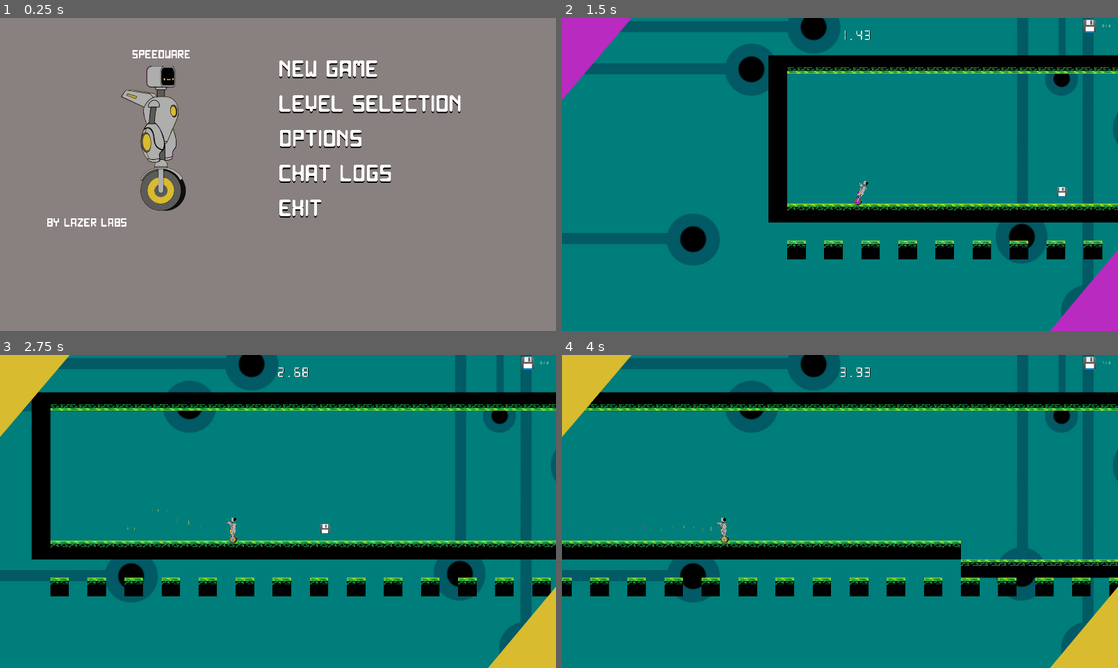
Above: before the commit, frames 1-4 (two rows, left to right).
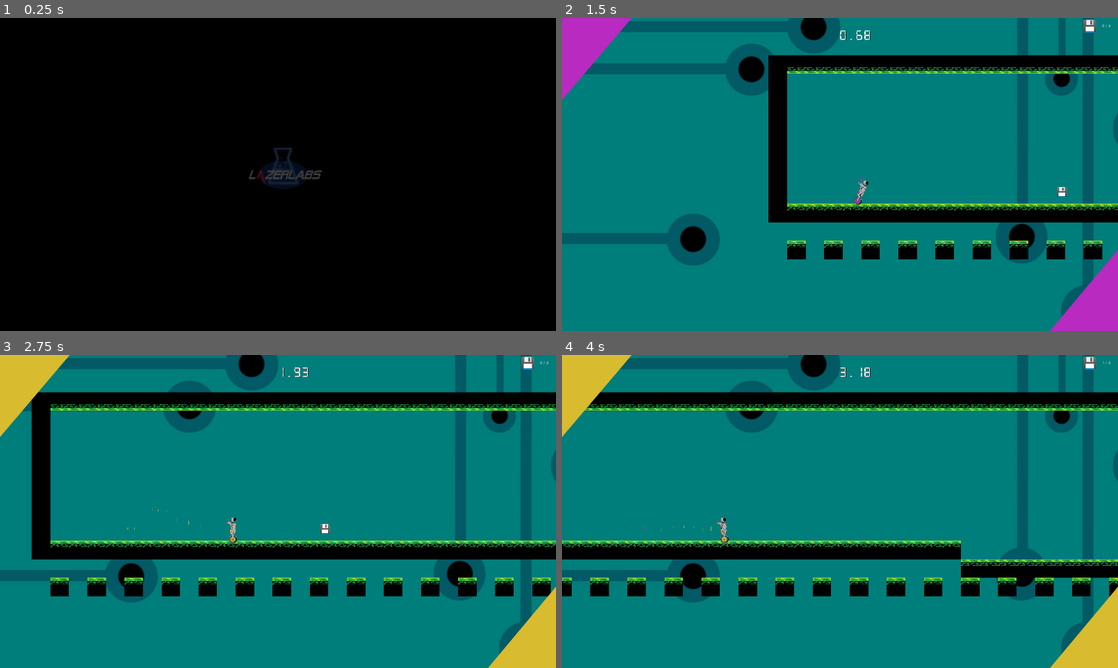
Above: after the commit, the same moments.

Repository: TheChriggu/Speedware
Game: Godot game, scene res://Scenes/LaserLabsIntro.tscn
Same seed, same stepped clock (60 frames per second), same inputs: the game is played once before the commit and once after it. Before the commit the project starts from res://Menus/Startmenu/TitleScreen.tscn. Sound files missing from this copy of the repository are replaced by a short silence.
Inputs (mouse positions are in pixels of both pictures, inside the frame that each line leads up to):
- Up to frame 1 (0.25 s): no input
- Up to frame 2 (1.5 s): click (956, 68) at 0.5 s, where only the run before the commit has a clickable "new Game"; click (956, 68) at 1.25 s, where only the run after the commit has a clickable "new Game"
- Up to frame 3 (2.75 s): move the mouse to (400, 495) at 2.02 s; hold D (move_right) from 2.03 s (still down); right-click (400, 495) at 2.1 s; tap Space (jump) at 2.27 s
- Up to frame 4 (4 s): move the mouse to (728, 527) at 2.77 s; right-click (728, 527) at 2.85 s; tap Space (jump) at 3.02 s; move the mouse to (895, 442) at 3.52 s; release D (move_right) at 3.53 s; hold A (move_left) from 3.53 s (still down); right-click (895, 442) at 3.6 s

The runs differ from the first frame. In frame 1, 99% of the frame differs, in the area x 0-100%, y 0-100%; in frame 2, less than 0.1%; in frame 3, less than 0.1%; in frame 4, less than 0.1%.

Commit message:
Added Intro with our Logo
--HG--
branch : WorkingVersion_MS02

Diff:
--- /dev/null
+++ b/Camera/HeadCamCollider.gd
@@ -0,0 +1,11 @@
+extends Node2D
+
+export var FIXED_CAMERA = false
+export var CURRENT_ANCHOR = 0
+
+
+
+func _on_CamCollider_newCamera(anchor, fixed):
+	print("on camcollider new camera")
+	CURRENT_ANCHOR = anchor
+	FIXED_CAMERA = fixed
--- /dev/null
+++ b/Environment/Level.gd
@@ -0,0 +1,14 @@
+extends Node
+
+func _ready():
+	$ForwardLookingCamera.WALK_MAX_SPEED = $player.WALK_MAX_SPEED
+
+func _physics_process(delta):
+	$ForwardLookingCamera.update_camera($player.position, $player.velocity)
+
+func _on_player_switched_color_to_orange():
+	$Lasers.switch_to_orange()
+
+
+func _on_player_switched_color_to_purple():
+	$Lasers.switch_to_purple()
--- a/Menus/Startmenu/TitleScreen.tscn
+++ b/Menus/Startmenu/TitleScreen.tscn
@@ -318,7 +318,7 @@
 "values": [ Vector2( 0, 240 ) ]
 }
 
-[node name="TitleScreen" type="Control" index="0"]
+[node name="TitleScreen" type="Control"]
 
 pause_mode = 2
 anchor_left = 0.0
@@ -571,8 +571,6 @@
 size_flags_horizontal = 1
 size_flags_vertical = 3
 custom_fonts/font = ExtResource( 2 )
-text = "by Lazer Labs
-"
 percent_visible = 1.0
 lines_skipped = 0
 max_lines_visible = -1
--- /dev/null
+++ b/Scenes/LaserLabsIntro.gd
@@ -0,0 +1,7 @@
+extends Panel
+
+func _ready():
+	$AnimationPlayer.play("StartupAnimation")
+
+func _on_AnimationPlayer_animation_finished(StartupAnimation):
+	get_tree().change_scene("res://Menus/Startmenu/TitleScreen.tscn")
--- /dev/null
+++ b/Scenes/LaserLabsIntro.tscn
@@ -0,0 +1,73 @@
+[gd_scene load_steps=4 format=2]
+
+[ext_resource path="res://Scenes/LaserLabsIntro.gd" type="Script" id=1]
+[ext_resource path="res://Images/02_logo_laserlab_mittig.png" type="Texture" id=2]
+
+[sub_resource type="Animation" id=1]
+
+resource_name = "StartupAnimation"
+length = 1.0
+loop = false
+step = 0.1
+tracks/0/type = "value"
+tracks/0/path = NodePath(".:modulate")
+tracks/0/interp = 1
+tracks/0/loop_wrap = true
+tracks/0/imported = false
+tracks/0/enabled = true
+tracks/0/keys = {
+"times": PoolRealArray( 0, 0.2, 0.4, 0.6, 0.8 ),
+"transitions": PoolRealArray( 1, 1, 1, 1, 1 ),
+"update": 0,
+"values": [ Color( 1, 1, 1, 0.0331373 ), Color( 1, 1, 1, 0.171294 ), Color( 1, 1, 1, 0.397804 ), Color( 1, 1, 1, 0.817686 ), Color( 1, 1, 1, 1 ) ]
+}
+tracks/1/type = "value"
+tracks/1/path = NodePath("Sprite:scale")
+tracks/1/interp = 1
+tracks/1/loop_wrap = true
+tracks/1/imported = false
+tracks/1/enabled = true
+tracks/1/keys = {
+"times": PoolRealArray( 0, 0.2, 0.4, 0.6, 0.8 ),
+"transitions": PoolRealArray( 1, 1, 1, 1, 1 ),
+"update": 0,
+"values": [ Vector2( 0.3, 0.3 ), Vector2( 0.5, 0.5 ), Vector2( 0.7, 0.7 ), Vector2( 0.9, 0.9 ), Vector2( 1.2, 1.2 ) ]
+}
+
+[node name="Panel" type="Panel" index="0"]
+
+anchor_left = 0.5
+anchor_top = 0.5
+anchor_right = 0.5
+anchor_bottom = 0.5
+margin_left = -20.0
+margin_top = -20.0
+margin_right = 20.0
+margin_bottom = 20.0
+rect_pivot_offset = Vector2( 0, 0 )
+rect_clip_content = false
+mouse_filter = 0
+mouse_default_cursor_shape = 0
+size_flags_horizontal = 1
+size_flags_vertical = 1
+script = ExtResource( 1 )
+_sections_unfolded = [ "Visibility" ]
+
+[node name="Sprite" type="Sprite" parent="." index="0"]
+
+position = Vector2( 66.9482, 27.8951 )
+scale = Vector2( 1.2, 1.2 )
+texture = ExtResource( 2 )
+_sections_unfolded = [ "Transform" ]
+
+[node name="AnimationPlayer" type="AnimationPlayer" parent="." index="1"]
+
+root_node = NodePath("..")
+autoplay = ""
+playback_process_mode = 1
+playback_default_blend_time = 0.0
+playback_speed = 1.0
+anims/StartupAnimation = SubResource( 1 )
+blend_times = [  ]
+
+[connection signal="animation_finished" from="AnimationPlayer" to="." method="_on_AnimationPlayer_animation_finished"]
--- /dev/null
+++ b/Scenes/Levels/TilesetTestLevel.tscn
@@ -0,0 +1,44 @@
+[gd_scene load_steps=6 format=2]
+
+[ext_resource path="res://Scenes/Levels/level_physicsTest_01_Chris.gd" type="Script" id=1]
+[ext_resource path="res://Tileset/Tileset_Speedware.tres" type="TileSet" id=2]
+[ext_resource path="res://Player/playerKinematic.tscn" type="PackedScene" id=3]
+[ext_resource path="res://Camera/ForwardLookingCamera.tscn" type="PackedScene" id=4]
+[ext_resource path="res://Scenes/Levels/Head Cam Colliders.gd" type="Script" id=5]
+
+[node name="TilesetTestLevel" type="Node"]
+
+script = ExtResource( 1 )
+
+[node name="TileMap" type="TileMap" parent="." index="0"]
+
+mode = 0
+tile_set = ExtResource( 2 )
+cell_size = Vector2( 128, 128 )
+cell_quadrant_size = 16
+cell_custom_transform = Transform2D( 1, 0, 0, 1, 0, 0 )
+cell_half_offset = 2
+cell_tile_origin = 0
+cell_y_sort = false
+cell_clip_uv = false
+collision_use_kinematic = false
+collision_friction = 1.0
+collision_bounce = 0.0
+collision_layer = 7
+collision_mask = 7
+occluder_light_mask = 1
+format = 1
+tile_data = PoolIntArray( 262145, 0, 0, 262146, 0, 0, 262147, 0, 0, 262148, 0, 0, 262149, 0, 0, 262150, 0, 0, 262151, 0, 0, 262152, 3, 0, 327689, 3, 0, 393226, 3, 0, 458763, 3, 0, 524300, 0, 0, 524301, 0, 0, 524302, 0, 0, 524303, 0, 0, 524304, 1, 0, 589840, 2, 0, 655376, 2, 0, 720912, 0, 0, 720913, 0, 0, 720914, 0, 0, 720915, 0, 0, 720916, 0, 0, 720917, 0, 0, 720918, 0, 0, 720919, 0, 0, 720920, 0, 0, 720921, 0, 0, 720922, 0, 0 )
+_sections_unfolded = [ "Cell", "Collision" ]
+
+[node name="player" parent="." index="1" instance=ExtResource( 3 )]
+
+position = Vector2( 396.786, 227.707 )
+
+[node name="ForwardLookingCamera" parent="." index="2" instance=ExtResource( 4 )]
+
+[node name="HeadCamCollider" type="Node2D" parent="ForwardLookingCamera" index="2"]
+
+script = ExtResource( 5 )
+FIXED_CAMERA = false
+CURRENT_ANCHOR = 0
--- /dev/null
+++ b/Tileset/Tileset_Speedware.tres
@@ -0,0 +1,82 @@
+[gd_resource type="TileSet" load_steps=6 format=2]
+
+[ext_resource path="res://Tileset/tileset_ground_resized_128x128_mandy.png" type="Texture" id=1]
+
+[sub_resource type="ConvexPolygonShape2D" id=1]
+
+custom_solver_bias = 0.0
+points = PoolVector2Array( 63.8915, -63.9071, 64.1062, 63.8027, -64.0329, 63.5881, -64.2475, -64.1217 )
+
+[sub_resource type="ConvexPolygonShape2D" id=2]
+
+custom_solver_bias = 0.0
+points = PoolVector2Array( 63.8915, -63.9071, 64.1062, 63.8027, -64.0329, 63.5881, -64.2475, -64.1217 )
+
+[sub_resource type="ConvexPolygonShape2D" id=3]
+
+custom_solver_bias = 0.0
+points = PoolVector2Array( 63.8915, -63.9071, 64.1062, 63.8027, -64.0329, 63.5881, -64.2475, -64.1217 )
+
+[sub_resource type="ConvexPolygonShape2D" id=4]
+
+custom_solver_bias = 0.0
+points = PoolVector2Array( 64.1523, 63.7077, -63.7983, 63.9455, -64.274, -63.2916 )
+
+[resource]
+
+0/name = "leveltile_middle"
+0/texture = ExtResource( 1 )
+0/tex_offset = Vector2( 0, 0 )
+0/modulate = Color( 1, 1, 1, 1 )
+0/region = Rect2( 56, 94, 128, 128 )
+0/is_autotile = false
+0/occluder_offset = Vector2( 64, 64 )
+0/navigation_offset = Vector2( 64, 64 )
+0/shapes = [ {
+"autotile_coord": Vector2( 0, 0 ),
+"one_way": false,
+"shape": SubResource( 1 ),
+"shape_transform": Transform2D( 1, 0, 0, 1, 64, 64 )
+} ]
+1/name = "leveltile_edge"
+1/texture = ExtResource( 1 )
+1/tex_offset = Vector2( 0, 0 )
+1/modulate = Color( 1, 1, 1, 1 )
+1/region = Rect2( 213, 94, 128, 128 )
+1/is_autotile = false
+1/occluder_offset = Vector2( 64, 64 )
+1/navigation_offset = Vector2( 64, 64 )
+1/shapes = [ {
+"autotile_coord": Vector2( 0, 0 ),
+"one_way": false,
+"shape": SubResource( 2 ),
+"shape_transform": Transform2D( 1, 0, 0, 1, 64, 64 )
+} ]
+2/name = "leveltile_side"
+2/texture = ExtResource( 1 )
+2/tex_offset = Vector2( 0, 0 )
+2/modulate = Color( 1, 1, 1, 1 )
+2/region = Rect2( 370, 94, 128, 128 )
+2/is_autotile = false
+2/occluder_offset = Vector2( 64, 64 )
+2/navigation_offset = Vector2( 64, 64 )
+2/shapes = [ {
+"autotile_coord": Vector2( 0, 0 ),
+"one_way": false,
+"shape": SubResource( 3 ),
+"shape_transform": Transform2D( 1, 0, 0, 1, 64, 64 )
+} ]
+3/name = "leveltile_ramp"
+3/texture = ExtResource( 1 )
+3/tex_offset = Vector2( 0, 0 )
+3/modulate = Color( 1, 1, 1, 1 )
+3/region = Rect2( 525, 94, 128, 128 )
+3/is_autotile = false
+3/occluder_offset = Vector2( 64, 64 )
+3/navigation_offset = Vector2( 64, 64 )
+3/shapes = [ {
+"autotile_coord": Vector2( 0, 0 ),
+"one_way": false,
+"shape": SubResource( 4 ),
+"shape_transform": Transform2D( 1, 0, 0, 1, 64, 64 )
+} ]
--- /dev/null
+++ b/Tileset/Tileset_Speedware.tscn
@@ -0,0 +1,96 @@
+[gd_scene load_steps=2 format=2]
+
+[ext_resource path="res://Tileset/tileset_ground_resized_128x128_mandy.png" type="Texture" id=1]
+
+[node name="Tileset_Speedware" type="Node" index="0"]
+
+[node name="leveltile_middle" type="Sprite" parent="." index="0"]
+
+texture = ExtResource( 1 )
+region_enabled = true
+region_rect = Rect2( 56, 94, 128, 128 )
+_sections_unfolded = [ "Region" ]
+
+[node name="StaticBody2D" type="StaticBody2D" parent="leveltile_middle" index="0"]
+
+input_pickable = false
+collision_layer = 1
+collision_mask = 1
+constant_linear_velocity = Vector2( 0, 0 )
+constant_angular_velocity = 0.0
+friction = 1.0
+bounce = 0.0
+
+[node name="CollisionPolygon2D" type="CollisionPolygon2D" parent="leveltile_middle/StaticBody2D" index="0"]
+
+build_mode = 0
+polygon = PoolVector2Array( -64.2475, -64.1217, -64.0329, 63.5881, 64.1062, 63.8027, 63.8915, -63.9071 )
+
+[node name="leveltile_edge" type="Sprite" parent="." index="1"]
+
+position = Vector2( 143.481, 0 )
+texture = ExtResource( 1 )
+region_enabled = true
+region_rect = Rect2( 213, 94, 128, 128 )
+_sections_unfolded = [ "Region" ]
+
+[node name="StaticBody2D" type="StaticBody2D" parent="leveltile_edge" index="0"]
+
+input_pickable = false
+collision_layer = 1
+collision_mask = 1
+constant_linear_velocity = Vector2( 0, 0 )
+constant_angular_velocity = 0.0
+friction = 1.0
+bounce = 0.0
+
+[node name="CollisionPolygon2D" type="CollisionPolygon2D" parent="leveltile_edge/StaticBody2D" index="0"]
+
+build_mode = 0
+polygon = PoolVector2Array( -64.2475, -64.1217, -64.0329, 63.5881, 64.1062, 63.8027, 63.8915, -63.9071 )
+
+[node name="leveltile_side" type="Sprite" parent="." index="2"]
+
+position = Vector2( 308.802, 1.46302 )
+texture = ExtResource( 1 )
+region_enabled = true
+region_rect = Rect2( 370, 94, 128, 128 )
+_sections_unfolded = [ "Region" ]
+
+[node name="StaticBody2D" type="StaticBody2D" parent="leveltile_side" index="0"]
+
+input_pickable = false
+collision_layer = 1
+collision_mask = 1
+constant_linear_velocity = Vector2( 0, 0 )
+constant_angular_velocity = 0.0
+friction = 1.0
+bounce = 0.0
+
+[node name="CollisionPolygon2D" type="CollisionPolygon2D" parent="leveltile_side/StaticBody2D" index="0"]
+
+build_mode = 0
+polygon = PoolVector2Array( -64.2475, -64.1217, -64.0329, 63.5881, 64.1062, 63.8027, 63.8915, -63.9071 )
+
+[node name="leveltile_ramp" type="Sprite" parent="." index="3"]
+
+position = Vector2( 454.129, 1.9507 )
+texture = ExtResource( 1 )
+region_enabled = true
+region_rect = Rect2( 525, 94, 128, 128 )
+_sections_unfolded = [ "Region" ]
+
+[node name="StaticBody2D" type="StaticBody2D" parent="leveltile_ramp" index="0"]
+
+input_pickable = false
+collision_layer = 1
+collision_mask = 1
+constant_linear_velocity = Vector2( 0, 0 )
+constant_angular_velocity = 0.0
+friction = 1.0
+bounce = 0.0
+
+[node name="CollisionPolygon2D" type="CollisionPolygon2D" parent="leveltile_ramp/StaticBody2D" index="0"]
+
+build_mode = 0
+polygon = PoolVector2Array( -64.274, -63.2916, -63.7983, 63.9455, 64.1523, 63.7077 )
--- a/project.godot
+++ b/project.godot
@@ -11,7 +11,7 @@
 [application]
 
 config/name="Speedware"
-run/main_scene="res://Menus/Startmenu/TitleScreen.tscn"
+run/main_scene="res://Scenes/LaserLabsIntro.tscn"
 config/icon="res://Game_Icon.png"
 
 [display]
@@ -80,5 +80,5 @@
 
 [rendering]
 
-environment/default_clear_color=Color( 0.539063, 0.505371, 0.505371, 1 )
+environment/default_clear_color=Color( 0, 0, 0, 1 )
 environment/default_environment="res://default_env.tres"
Binary file added: Images/01_logo_laserlab.png
Not shown, added: Images/01_logo_laserlab.png.import
Binary file added: Images/02_logo_laserlab_mittig.png
Not shown, added: Images/02_logo_laserlab_mittig.png.import
Binary file added: Tileset/tileset_ground_resized_128x128_mandy.png
Not shown, added: Tileset/tileset_ground_resized_128x128_mandy.png.import
Not shown, added: Player/playerKinematic.gd.orig
